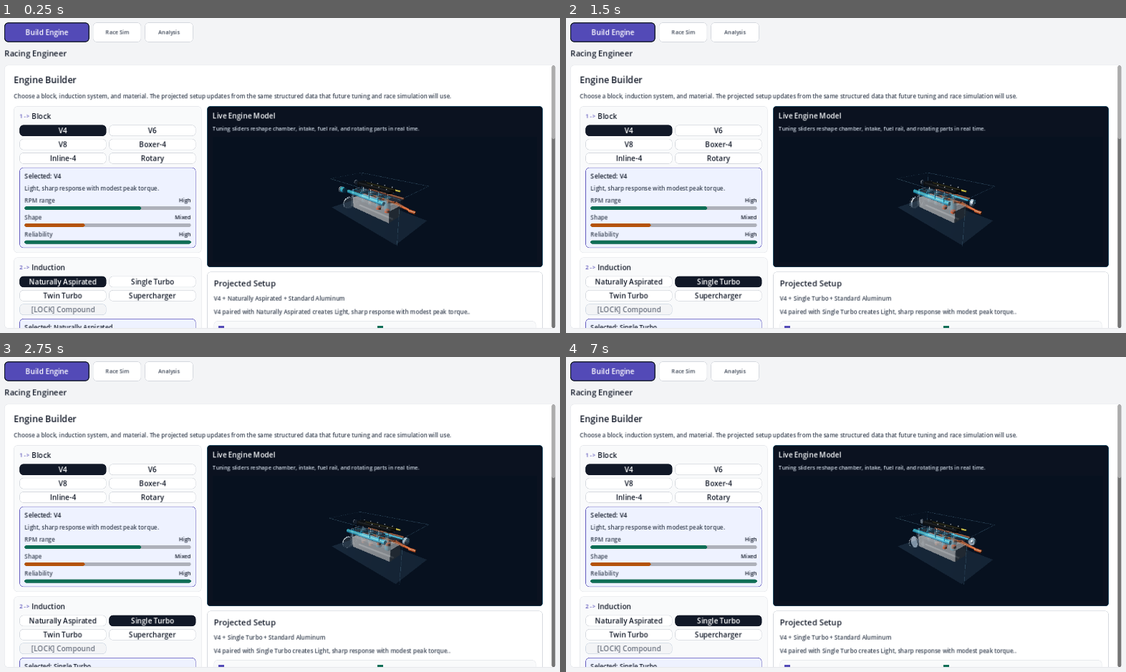
Above: before the commit, frames 1-4 (two rows, left to right).
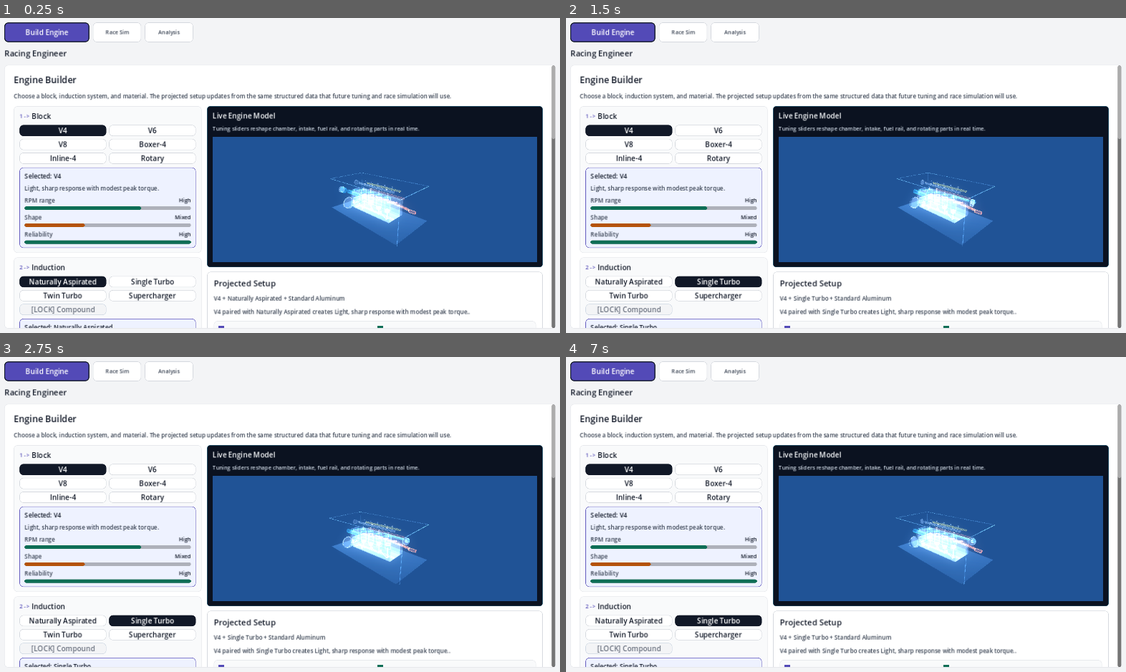
Above: after the commit, the same moments.

Repository: k15974973/racing-engineer
Game: Godot game, scene res://scenes/Main.tscn
The game is run twice, just before and just after one commit, with the same random seed, the same clock (stepped at 60 frames per second) and the same inputs.
Inputs:
- Up to frame 1 (0.25 s): no input
- Up to frame 2 (1.5 s): click "Single Turbo" at 0.5 s; click "Single Turbo" at 1.25 s
- Up to frame 3 (2.75 s): click "Build Engine" at 2 s
- Up to frame 4 (7 s): click "Race Sim" at 2.75 s; click "Analysis" at 3.5 s; click "Go To Race Sim" at 4.25 s; click "Power Ring" at 5 s; click "Run Race" at 5.75 s; click "Build Engine" at 6.5 s

The runs differ from the first frame. In frame 1, 23% of the frame differs, in the area x 37-96%, y 37-78%; in frame 2, 23%; in frame 3, 23%; in frame 4, 23%.

Commit message:
Add holographic engine visualizer shader

Diff:
--- a/scripts/ui/engine_visualizer_3d.gd
+++ b/scripts/ui/engine_visualizer_3d.gd
@@ -15,12 +15,28 @@
 const ALUMINUM_COLOR := Color(0.72, 0.72, 0.72, 0.72)
 const TITANIUM_COLOR := Color(0.43, 0.49, 0.56, 0.78)
 const CERAMIC_COLOR := Color(0.94, 0.92, 0.90, 0.78)
+const HOLOGRAPHIC_SHADER_CODE := """
+shader_type spatial;
+render_mode unshaded, blend_add, depth_draw_never, cull_disabled;
+
+uniform vec4 edge_color : source_color = vec4(0.15, 0.65, 1.0, 1.0);
+uniform float fresnel_power = 2.5;
+uniform float fill_opacity = 0.08;
+
+void fragment() {
+	float fresnel = pow(1.0 - abs(dot(NORMAL, VIEW)), fresnel_power);
+	ALBEDO = edge_color.rgb;
+	EMISSION = edge_color.rgb * fresnel * 2.5;
+	ALPHA = fill_opacity + fresnel * 0.7;
+}
+"""
 
 var _setup: Dictionary = {}
 var _visual_state: Dictionary = {}
 var _viewport: SubViewport
 var _scene_root: Node3D
 var _engine_root: Node3D
+var _holographic_shader: Shader
 var _pistons: Array[Node3D] = []
 var _cams: Array[Node3D] = []
 var _spinners: Array[Node3D] = []
@@ -32,6 +48,8 @@
 	add_theme_stylebox_override("panel", _panel_style())
 
 func _ready() -> void:
+	_holographic_shader = Shader.new()
+	_holographic_shader.code = HOLOGRAPHIC_SHADER_CODE
 	_build_shell()
 	_rebuild_engine()
 
@@ -119,6 +137,9 @@
 	env.ambient_light_source = Environment.AMBIENT_SOURCE_COLOR
 	env.ambient_light_color = Color.html("#20384A")
 	env.ambient_light_energy = 0.55
+	env.glow_enabled = true
+	env.glow_intensity = 0.8
+	env.glow_bloom = 0.3
 	environment.environment = env
 	_scene_root.add_child(environment)
 
@@ -204,7 +225,8 @@
 		"has_forced_induction": forced,
 		"visual_nodes": _engine_root.get_child_count(),
 		"auto_rotate_deg_per_sec": AUTO_ROTATE_DEG_PER_SEC,
-		"viewport_size": "%sx%s" % [VIEWPORT_SIZE.x, VIEWPORT_SIZE.y]
+		"viewport_size": "%sx%s" % [VIEWPORT_SIZE.x, VIEWPORT_SIZE.y],
+		"shader": "holographic_fresnel"
 	}
 
 func _build_piston_engine(block_id: String, cylinder_count: int, chamber_scale: float, intake_scale: float, fuel_scale: float, material_mass_scale: float, spark_shift: float, material_color: Color) -> void:
@@ -247,6 +269,10 @@
 			var piston := _cylinder("piston_%s" % built, Vector3(x, 0.13, z), 0.128 * chamber_scale, 0.13, PISTON_COLOR, Vector3(bank_tilt, 0.0, 0.0))
 			_engine_root.add_child(piston)
 			_pistons.append(piston)
+			var crank_pin := Vector3(x, -0.34, z * 0.35)
+			_engine_root.add_child(_pipe_between("con_rod_%s" % built, Vector3(x, 0.06, z), crank_pin, 0.032, BRIGHT_STEEL_COLOR, 12))
+			_engine_root.add_child(_sphere("rod_big_end_%s" % built, crank_pin, 0.055, BRIGHT_STEEL_COLOR, 12, 6))
+			_engine_root.add_child(_sphere("rod_small_end_%s" % built, Vector3(x, 0.06, z), 0.042, BRIGHT_STEEL_COLOR, 12, 6))
 
 			var spark := _cylinder("spark_%s" % built, Vector3(x + spark_shift, 0.82 * chamber_scale, z), 0.025, 0.24, Color(0.95, 0.97, 1.0, 0.72), Vector3(0.0, 0.0, 0.0))
 			_engine_root.add_child(spark)
@@ -271,6 +297,7 @@
 	var crank := _cylinder("crankshaft", Vector3(0.0, -0.35, 0.0), 0.055, block_width * 0.95, STEEL_COLOR, Vector3(0.0, 0.0, 90.0))
 	_engine_root.add_child(crank)
 	_cams.append(crank)
+	_build_crank_counterweights(cylinder_count, cylinders_per_bank, spacing, block_width)
 
 	var front_x := -block_width * 0.5 - 0.18
 	var crank_pulley := _cylinder("crank_pulley", Vector3(front_x, -0.35, 0.0), 0.18, 0.08, STEEL_COLOR, Vector3(90.0, 0.0, 0.0))
@@ -350,6 +377,23 @@
 		var tooth := _box("flywheel_tooth_%s" % i, Vector3(front_x - 0.27, y, z), Vector3(0.035, 0.018, 0.055), BRIGHT_STEEL_COLOR)
 		tooth.rotation_degrees.x = rad_to_deg(angle)
 		_engine_root.add_child(tooth)
+
+func _build_crank_counterweights(cylinder_count: int, cylinders_per_bank: int, spacing: float, block_width: float) -> void:
+	var weight_count: int = maxi(cylinder_count, 4)
+	for i in weight_count:
+		var lane := i % cylinders_per_bank
+		var x := (float(lane) - float(cylinders_per_bank - 1) * 0.5) * spacing
+		var phase := TAU * float(i) / float(weight_count)
+		var y := -0.35 + sin(phase) * 0.10
+		var z := cos(phase) * 0.16
+		var weight := _box("crank_counterweight_%s" % i, Vector3(x, y, z), Vector3(0.08, 0.18, 0.06), BRIGHT_STEEL_COLOR)
+		weight.rotation_degrees.x = rad_to_deg(phase)
+		_engine_root.add_child(weight)
+		if i < weight_count - 1:
+			var next_lane := (i + 1) % cylinders_per_bank
+			var next_x := (float(next_lane) - float(cylinders_per_bank - 1) * 0.5) * spacing
+			if absf(next_x - x) < block_width:
+				_engine_root.add_child(_pipe_between("crank_throw_%s" % i, Vector3(x, y, z), Vector3(next_x, -0.35 - sin(phase) * 0.08, -z), 0.026, STEEL_COLOR, 10))
 
 func _build_rotary(chamber_scale: float, intake_scale: float, fuel_scale: float, forced: bool, material_color: Color) -> void:
 	_engine_root.add_child(_box("rotary_housing", Vector3(0.0, 0.05, 0.0), Vector3(1.9 * chamber_scale, 0.78 * chamber_scale, 1.0), material_color))
@@ -505,15 +549,12 @@
 func _with_alpha(color: Color, alpha: float) -> Color:
 	return Color(color.r, color.g, color.b, alpha)
 
-func _material(color: Color) -> StandardMaterial3D:
-	var material := StandardMaterial3D.new()
-	material.albedo_color = color
-	material.transparency = BaseMaterial3D.TRANSPARENCY_ALPHA
-	material.metallic = 0.0 if color.r > 0.9 and color.g > 0.88 and color.b > 0.86 else 0.15
-	material.roughness = 0.38
-	material.emission_enabled = true
-	material.emission = Color(color.r, color.g, color.b, 1.0)
-	material.emission_energy_multiplier = 0.18
+func _material(color: Color) -> ShaderMaterial:
+	var material := ShaderMaterial.new()
+	material.shader = _holographic_shader
+	material.set_shader_parameter("edge_color", Color(color.r, color.g, color.b, 1.0))
+	material.set_shader_parameter("fresnel_power", 2.5)
+	material.set_shader_parameter("fill_opacity", clampf(color.a * 0.14, 0.04, 0.12))
 	return material
 
 func _panel_style() -> StyleBoxFlat:
--- a/tests/phase_4_engine_visualizer_smoke.gd
+++ b/tests/phase_4_engine_visualizer_smoke.gd
@@ -40,6 +40,9 @@
 	if not is_equal_approx(float(base_state.get("auto_rotate_deg_per_sec", 0.0)), 6.0):
 		_fail("Engine visualizer should auto-rotate at 6 degrees per second.")
 		return
+	if str(base_state.get("shader", "")) != "holographic_fresnel":
+		_fail("Engine visualizer should use the holographic fresnel shader.")
+		return
 
 	var tuned: Dictionary = game_data.calculate_engine_setup("inline_4", "single_turbo", "aluminum", {
 		"compression": 14.0,
@@ -80,7 +83,7 @@
 	if int(v8_state.get("cylinder_count", 0)) != 8 or int(v8_state.get("piston_nodes", 0)) != 8:
 		_fail("V8 visual should expose 8 cylinders and 8 moving piston nodes.")
 		return
-	if int(v8_state.get("visual_nodes", 0)) < 140:
+	if int(v8_state.get("visual_nodes", 0)) < 175:
 		_fail("V8 visual should keep the detailed model pass. Nodes=%s" % int(v8_state.get("visual_nodes", 0)))
 		return
 	if str(v8_state.get("material_color", "")) == str(base_state.get("material_color", "")):
Not shown, changed: docs/local_visualizer_pass.md
